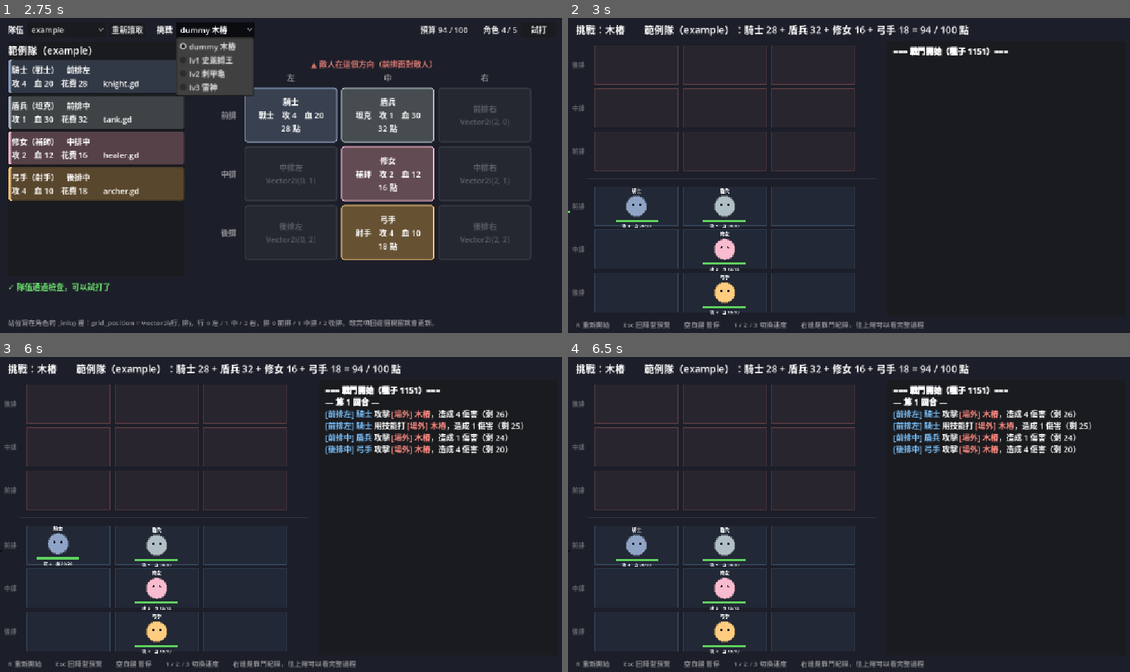
Above: before the commit, frames 1-4 (two rows, left to right).
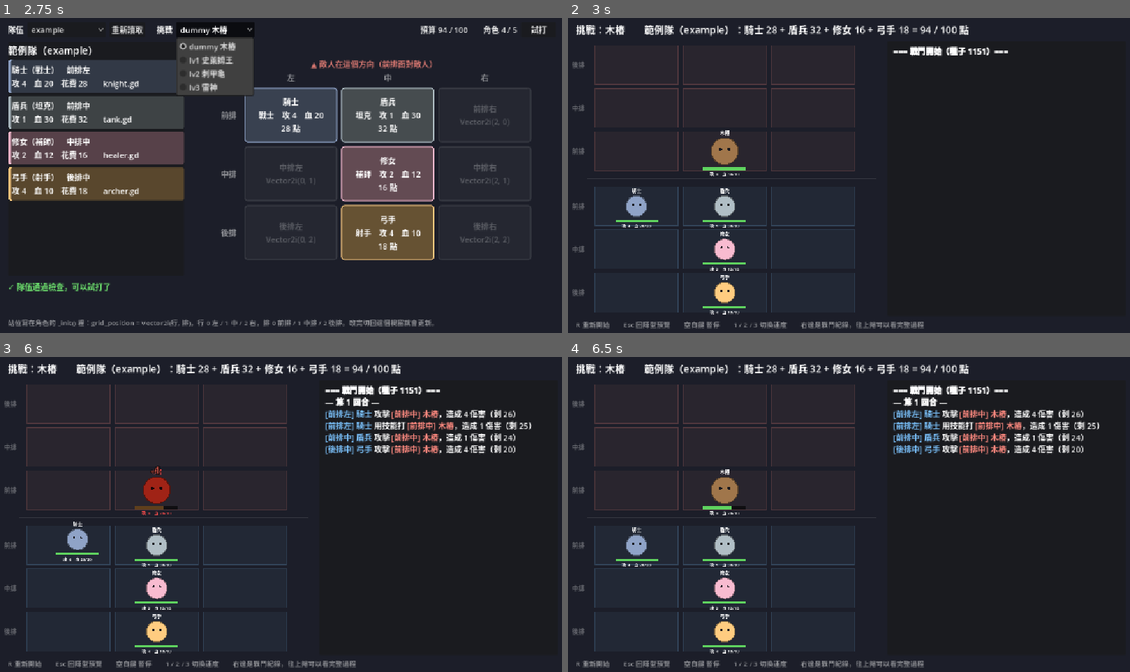
Above: after the commit, the same moments.

Repository: AlusIsing/course-1151-5
Game: Godot game, scene res://framework/preview/team_preview.tscn
Two runs of this game, one before a commit and one after it. Both use one fixed random seed, a clock stepped at 60 frames per second and the inputs below.
Inputs:
- Up to frame 1 (2.75 s): click "example" at 0.5 s; click "重新讀取" at 1.25 s; click "dummy 木樁" at 2 s
- Up to frame 2 (3 s): click "試打" at 2.75 s
- Up to frame 3 (6 s): tap Enter at 3.5, 5 s; tap R at 3.6 s; tap Space at 3.77, 4.25, 4.52, 5.75 s; tap 1 at 4.35 s; tap 2 at 5.1 s; tap 3 at 5.85 s
- Up to frame 4 (6.5 s): tap Space at 6.02 s

Frame 1 is identical in both runs. In frame 2, 0.5% of the frame differs, in the area x 0-32%, y 35-62%; in frame 3, 2.7%, in the area x 0-95%, y 16-67%; in frame 4, 2.1%.

Commit message:
fix: Boss 子類別的 _init() 要呼叫 super()
Godot 4 子類別有自己的 _init() 時不會自動呼叫父類別的，
Boss 預設的站位、體型與顏色一直沒有生效，Boss 站在棋盤外。

Co-Authored-By: Claude Opus 5.5 <noreply@anthropic.com>

Diff:
--- a/bosses/dummy/boss.gd
+++ b/bosses/dummy/boss.gd
@@ -5,6 +5,7 @@
 
 
 func _init() -> void:
+	super()
 	unit_name = "木樁"
 	max_hp = 30
 	attack = 0
--- a/bosses/lv1/boss.gd
+++ b/bosses/lv1/boss.gd
@@ -5,6 +5,7 @@
 
 
 func _init() -> void:
+	super()
 	unit_name = "史萊姆王"
 	max_hp = 80
 	attack = 4
--- a/bosses/lv2/boss.gd
+++ b/bosses/lv2/boss.gd
@@ -6,6 +6,7 @@
 
 
 func _init() -> void:
+	super()
 	unit_name = "刺甲龜"
 	max_hp = 70
 	attack = 4
--- a/bosses/lv3/boss.gd
+++ b/bosses/lv3/boss.gd
@@ -9,6 +9,7 @@
 
 
 func _init() -> void:
+	super()
 	unit_name = "雷神"
 	max_hp = 120
 	attack = 5
